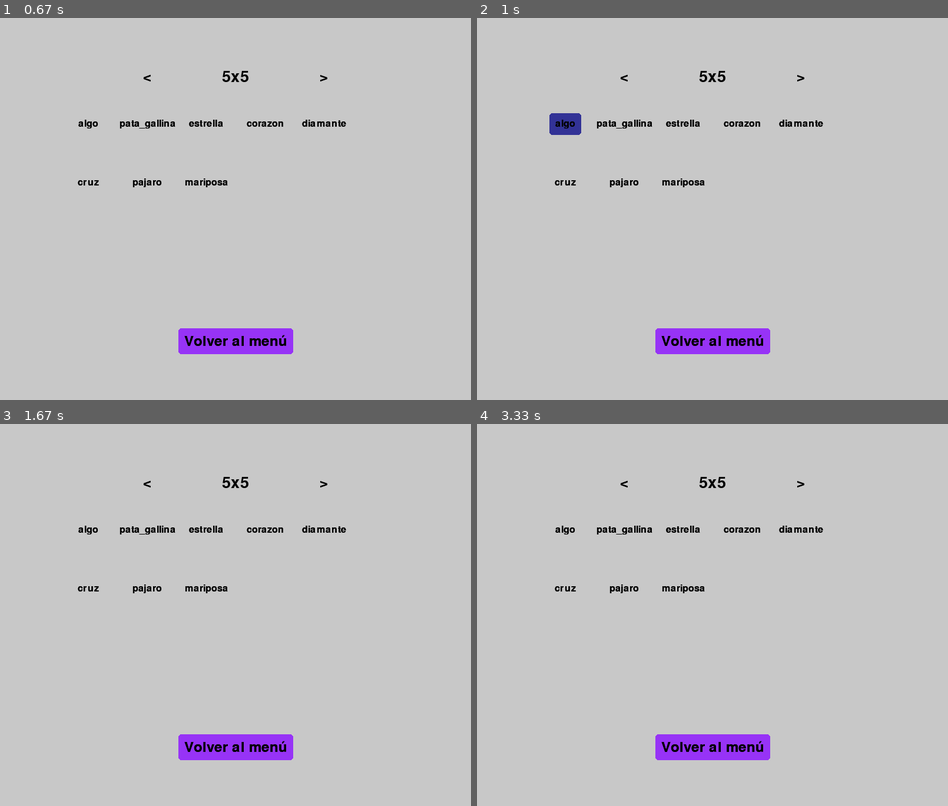
Above: before the commit, frames 1-4 (two rows, left to right).
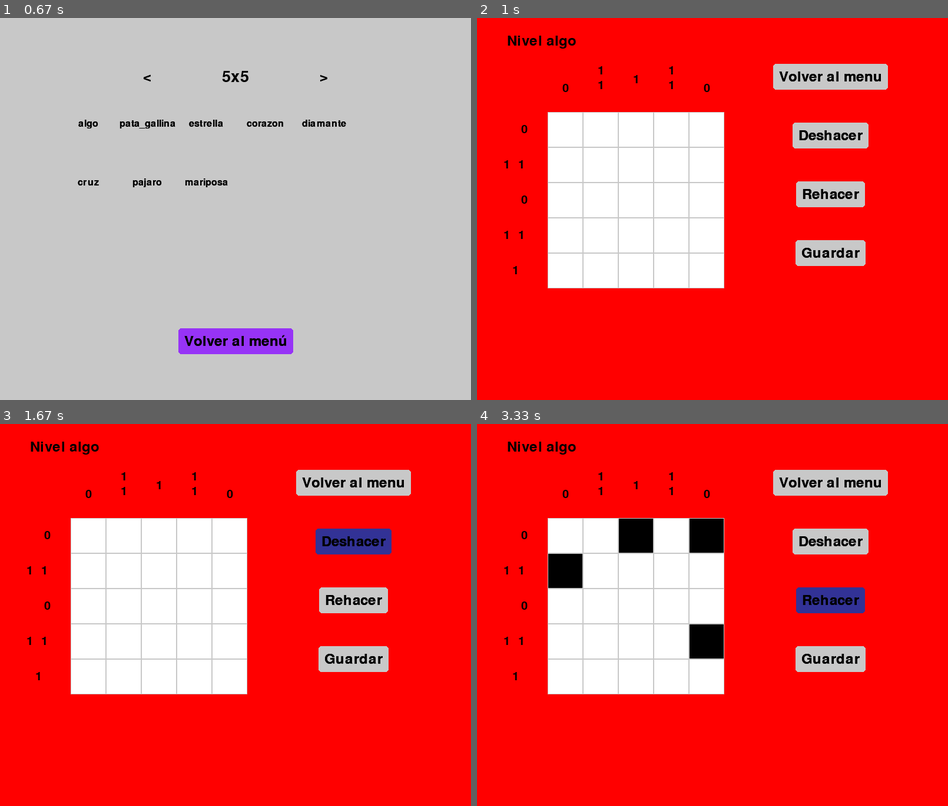
Above: after the commit, the same moments.

Repository: Diego-ipt/Pygame_nonograma
Game: pygame game, started from inicio.py
The game is run twice, just before and just after one commit, with the same random seed, the same clock (stepped at 60 frames per second) and the same inputs.
Inputs (mouse positions are in pixels of both pictures, inside the frame that each line leads up to):
- Up to frame 1 (0.67 s): click (216, 224) at 0.38 s
- Up to frame 2 (1 s): click "algo" at 0.72 s
- Up to frame 3 (1.67 s): click (89, 557) at 1.05 s; click (353, 542) at 1.38 s, where only the run after the commit has a clickable "Deshacer"
- Up to frame 4 (3.33 s): click (721, 485) at 1.72 s; click (717, 657) at 2.05 s; click (698, 550) at 2.38 s; click (646, 534) at 2.72 s; click (830, 599) at 3.05 s, where only the run after the commit has a clickable "Rehacer"

Frame 1 is identical in both runs. In frame 2, 95% of the frame differs, in the area x 0-100%, y 0-100%; in frame 3, 96%; in frame 4, 96%.

Commit message:
Refactorizado terminado.

Diff:
--- a/nonograma_core/Elementos_graficos/elementos_menus.py
+++ b/nonograma_core/Elementos_graficos/elementos_menus.py
@@ -135,3 +135,16 @@
 
     def desactivar(self):
         self.is_active = False
+
+
+def mostrar_fotogramas(fotogramas, indice_fotograma, contador, retraso, x, y, pantalla):
+    if len(fotogramas) > 0:
+        if contador >= retraso:
+            indice_fotograma = (indice_fotograma + 1) % len(fotogramas)
+            contador = 0
+        pantalla.blit(fotogramas[indice_fotograma], (x, y))
+        contador += 1
+        return indice_fotograma, contador
+    else:
+        print("Error: No se han cargado los fotogramas")
+        return indice_fotograma, contador
--- a/nonograma_core/JuegoNonograma.py
+++ b/nonograma_core/JuegoNonograma.py
@@ -28,7 +28,7 @@
         'elegir_partida': VentanaElegirPartida(PANTALLA),
         'ventana_nonograma_game': None, #Sera instanciada dinamicamente para cargar aprtidas
         'crear_nonograma': VentanaCrearNonograma(PANTALLA),
-        # 'ventana_victoria': VentanaVictoria(PANTALLA)
+        'ventana_victoria': VentanaVictoria(PANTALLA)
     }
 
     estado_actual = 'menu_principal'
--- a/nonograma_core/Ventanas/VentanaElegirPartida.py
+++ b/nonograma_core/Ventanas/VentanaElegirPartida.py
@@ -123,7 +123,8 @@
 
                         for boton, nombre in botones_niveles:
                             if boton.checkInput(menu_mouse_pos):
-                                self.seleccionar_nivel(nombre)
+                                if self.seleccionar_nivel(nombre):
+                                    return self.iniciar_juego(self.game)
 
             pygame.display.update()
 
@@ -149,7 +150,7 @@
         if self.search.Search(id):
             self.popup_guardado.activar()
         else:
-            return self.iniciar_juego(self.game)
+            return True
 
     def iniciar_juego(self, partida_seleccionada):
         game = partida_seleccionada  # Reinicia el juego
--- a/nonograma_core/Ventanas/VentanaMenuPrincipal.py
+++ b/nonograma_core/Ventanas/VentanaMenuPrincipal.py
@@ -3,24 +3,13 @@
 import random
 
 from nonograma_core.Elementos_graficos.AssetManager import AssetManager
-from nonograma_core.Elementos_graficos.elementos_menus import Boton
+from nonograma_core.Elementos_graficos.elementos_menus import Boton, mostrar_fotogramas
 from nonograma_core.Ventanas.VentanaBase import VentanaBase
 from nonograma_core.Elementos_graficos.colores import *
 from nonograma_core.JuegoNonograma import ANCHO_PANTALLA
 
 
 #Funciones para dibujar el fondo del menu
-def mostrar_fotogramas(fotogramas, indice_fotograma, contador, retraso, x, y, pantalla):
-    if len(fotogramas) > 0:
-        if contador >= retraso:
-            indice_fotograma = (indice_fotograma + 1) % len(fotogramas)
-            contador = 0
-        pantalla.blit(fotogramas[indice_fotograma], (x, y))
-        contador += 1
-        return indice_fotograma, contador
-    else:
-        print("Error: No se han cargado los fotogramas")
-        return indice_fotograma, contador
 
 
 def dibujar_grid(pantalla, filas, columnas, tamano_celda, color_activo, color_inactivo, grid_estado):
@@ -63,7 +52,7 @@
             actualizar_grid(self.grid_estado)
             self.pantalla.fill(BLANCO)
             dibujar_grid(self.pantalla, 50, 50, 16, NEGRO, BLANCO_MENU, self.grid_estado)
-            self.indice_fotograma_menu, self.contador_fotogramas = mostrar_fotogramas(self.menu, self.indice_fotograma_menu, self.contador_fotogramas, self.retraso_fotogramas,75, 0, self.pantalla)
+            self.indice_fotograma_menu, self.contador_fotogramas = mostrar_fotogramas(self.menu, self.indice_fotograma_menu, self.contador_fotogramas, self.retraso_fotogramas, 75, 0, self.pantalla)
 
             menu_mouse_pos = pygame.mouse.get_pos()
 
--- a/nonograma_core/Ventanas/VentanaVictoria.py
+++ b/nonograma_core/Ventanas/VentanaVictoria.py
@@ -1,21 +1,39 @@
-from nonograma_core.Elementos_graficos.elementos_menus import *
+import sys
+
+import pygame
 from nonograma_core.Elementos_graficos.colores import *
-from nonograma_core.Logica.tablero_nonograma import *
-from nonograma_core.Logica.nonograma_numeros import *
-from nonograma_core.Ventanas.VentanaBase import *
-from nonograma_core.Elementos_graficos.AssetManager import *
+from nonograma_core.Elementos_graficos.elementos_menus import mostrar_fotogramas, mostrar_texto, Boton
+from nonograma_core.Ventanas.VentanaBase import VentanaBase
+from nonograma_core.Elementos_graficos.AssetManager import AssetManager
+from nonograma_core.JuegoNonograma import ANCHO_PANTALLA
 
 class VentanaVictoria(VentanaBase):
-    def __init__(self, pantalla, cambiar_ventana):
-        super().__init__(pantalla, cambiar_ventana)
+    def __init__(self, pantalla):
+        self.pantalla = pantalla
         self.asset = AssetManager()
         self.trophy = self.asset.cargar_fotogramas("trofeo_win")
         self.indice_fotograma_trophy = 0
+        self.contador_fotogramas = 0
+        self.retraso_fotogramas = 60
+        self.boton_volver = Boton(image=None, pos=(ANCHO_PANTALLA / 2, 500), text_input="Volver al menú", font=pygame.font.SysFont(None, 36), base_color=GRIS, hover_color=AZUL_OSCURO)
 
-    def dibujar(self):
-        self.pantalla.fill(VIOLETA_MENU)
-        self.indice_fotograma_trophy = mostrar_fotogramas(self.trophy, self.indice_fotograma_trophy, 170, 100, self.pantalla)
-        mostrar_texto("¡Ganaste!", fuente, NEGRO, self.pantalla, 400, 100)
-        boton("Volver al menú", 310, 400, 200, 60, NOTHING, FUCSIA, self.pantalla, lambda: self.cambiar_ventana('menu_principal'))
+    def run(self):
+        while True:
+            self.pantalla.fill(VIOLETA_MENU)
+            mostrar_texto("¡Ganaste!", NEGRO, self.pantalla, 400, 100)
+            self.indice_fotograma_trophy, self.contador_fotogramas = mostrar_fotogramas(self.trophy, self.indice_fotograma_trophy, self.contador_fotogramas, self.retraso_fotogramas, 170, 100, self.pantalla)
 
-        self.reloj.tick(30)
+            mouse_pos = pygame.mouse.get_pos()
+
+            self.boton_volver.changeColor(mouse_pos)
+            self.boton_volver.update(self.pantalla)
+
+            for evento in pygame.event.get():
+                if evento.type == pygame.QUIT:
+                    pygame.quit()
+                    sys.exit()
+                if evento.type == pygame.MOUSEBUTTONDOWN:
+                    if self.boton_volver.checkInput(mouse_pos):
+                        return 'menu_principal'
+
+            pygame.display.update()
